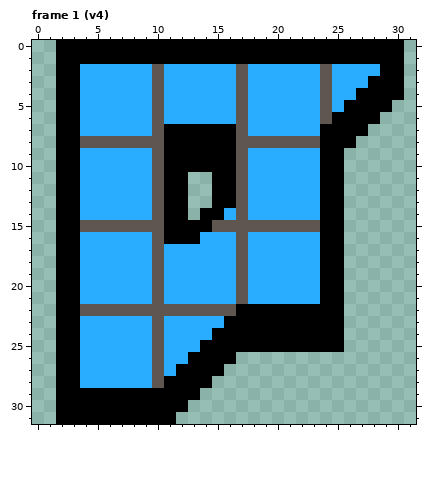
Two versions of one pixel-art file, addons/penta_tile/brand/penta_tile_icon.ase. The first picture shows the starting point.
32x32 pixels, 1 frame. Shown: frame 1 (v4). The commit also changed other frames, which this record leaves out.
After:
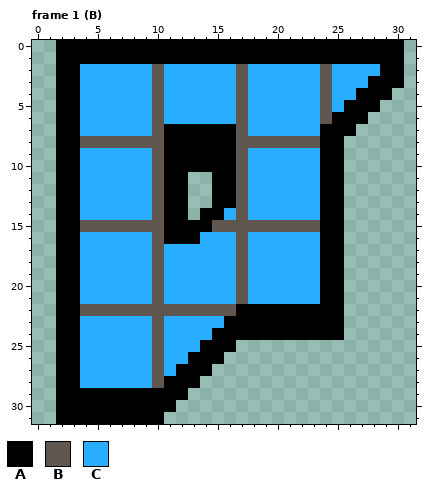
Palette (. is transparent): A #000000  B #5f574f  C #29adff
The exact change:
--- frame 1 (B)
@@ x 24..31 @@
  3 BCCCAAA.
- 4 BCCAAAA.
- 5 BCAAAA..
- 6 BAAAA...
- 7 AAAA....
- 8 AAA.....
+ 4 BCCAAA..
+ 5 BCAAA...
+ 6 BAAA....
+ 7 AAA.....
+ 8 AA......
  9 AA......
@@ x 9..27 @@
 24 CBCCCCAAAAAAAAAAA..
-25 CBCCCAAAAAAAAAAAA..
-26 CBCCAAAA...........
-27 CBCAAAA............
-28 CBAAAA.............
-29 AAAAA..............
-30 AAAA...............
-31 AAA................
+25 CBCCCAAA...........
+26 CBCCAAA............
+27 CBCAAA.............
+28 CBAAA..............
+29 AAAA...............
+30 AAA................
+31 AA.................
Changed places in both pictures, as pixel boxes (x1, y1, x2, y2):
erased: (344, 88, 404, 148)
erased: (164, 340, 344, 424)
